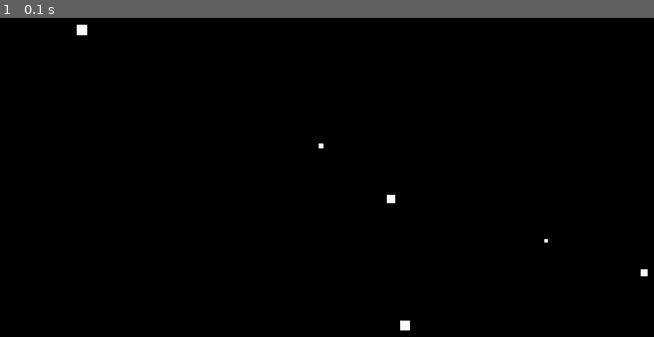
Above: before the commit, frame 1.
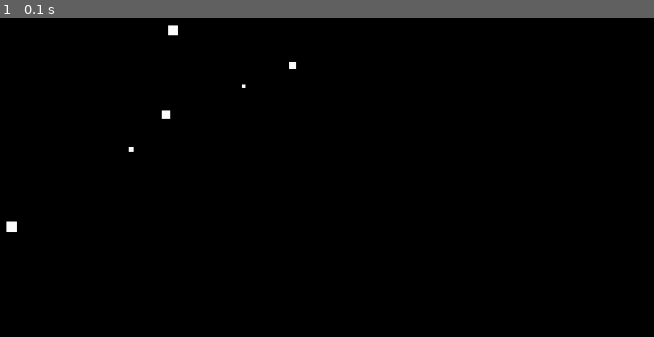
Above: after the commit, the same moment.

Repository: AndrewMilburn/H3D_PyOpenGL
Game: pygame game, started from StarSign.py
Two runs of this game, one before a commit and one after it. Both use one fixed random seed, a clock stepped at 60 frames per second and the inputs below.
Inputs:
- Up to frame 1 (0.1 s): no input

The runs differ from the first frame. In frame 1, 0.4% of the frame differs, in the area x 0-100%, y 1-99%.

Commit message:
#10 - Play around with Star Sign
flipping and scaling the image by changing the gluOrtho2D parameters

Diff:
--- a/StarSign.py
+++ b/StarSign.py
@@ -15,7 +15,7 @@
 def init_ortho():
     glMatrixMode(GL_PROJECTION)
     glLoadIdentity()
-    gluOrtho2D(0, 640, 0, 480)
+    gluOrtho2D(0, 1280, 720, 0)
 
 
 def draw_star(x, y, size):
